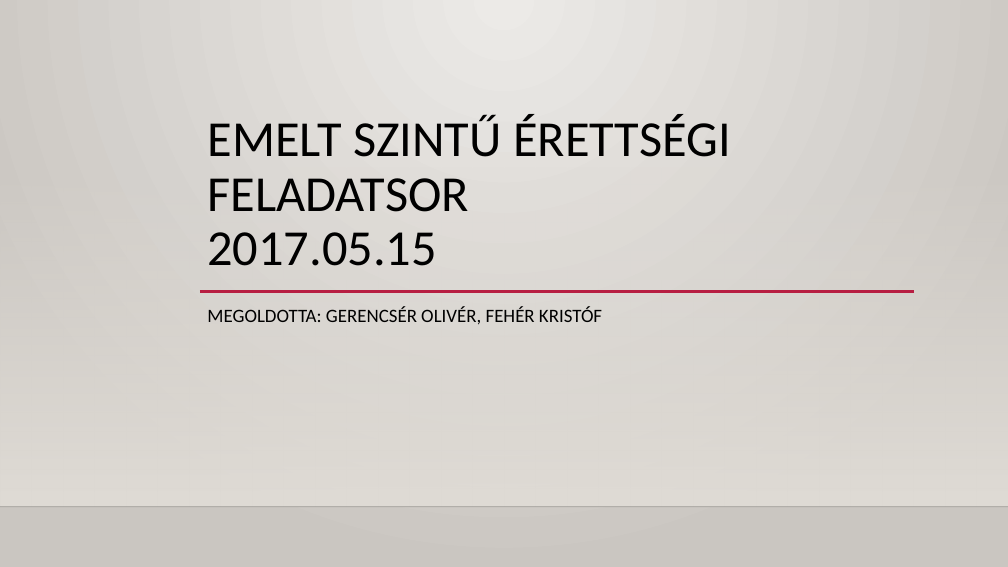
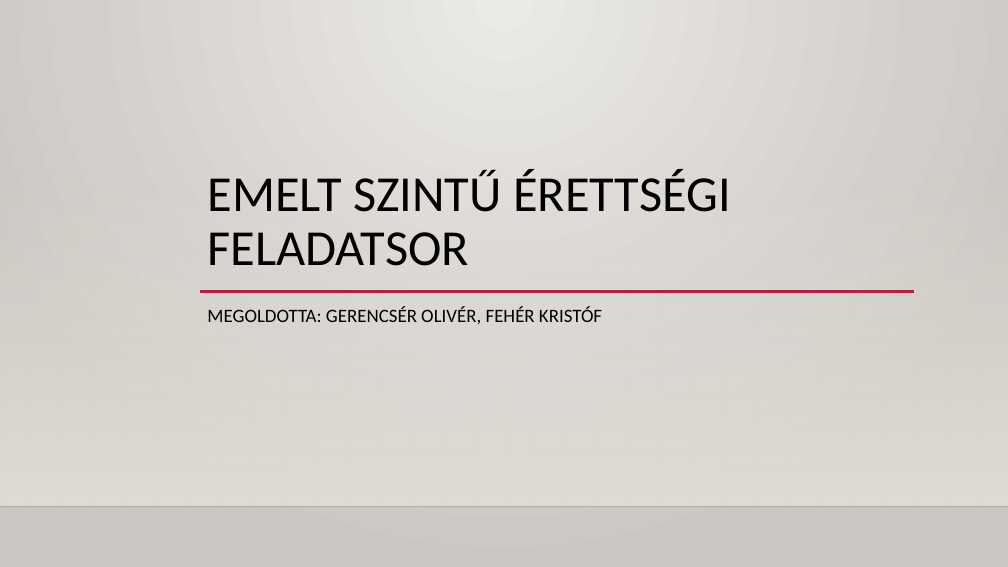
Before and after one commit to GerencserOliver/Proj1-Furdo-10A_D, a slide deck: slide 1 of Proj1-Furdo-10A_D.pptx. Drawn at 1008x567 pixels with LibreOffice and Linux fonts; fonts in the diff are those of the drawing; background and template pictures are left out. Boxes give left, top, right and bottom in pixels: in the first picture for what was removed or moved away, otherwise in the second. Text is boxed around its words. In the diff, an @@ line names an element or a change of style, - is before the commit and + after.

```diff
--- a/Proj1-Furdo-10A_D.pptx
+++ b/Proj1-Furdo-10A_D.pptx
@@ title at [207, 169, 731, 266]: text changed @@
-EMELT SZINTŰ ÉRETTSÉGI FELADATSOR
-2017.05.15
+EMELT SZINTŰ ÉRETTSÉGI FELADATSOR
```
Also in this commit, not shown: 1 other slide changed, 6 slides added, 5 slides removed.
